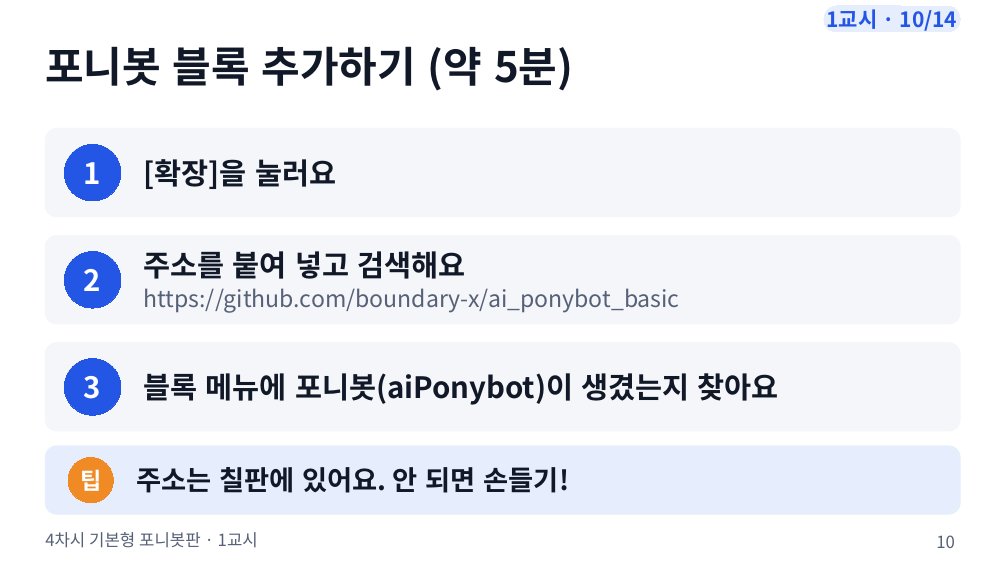
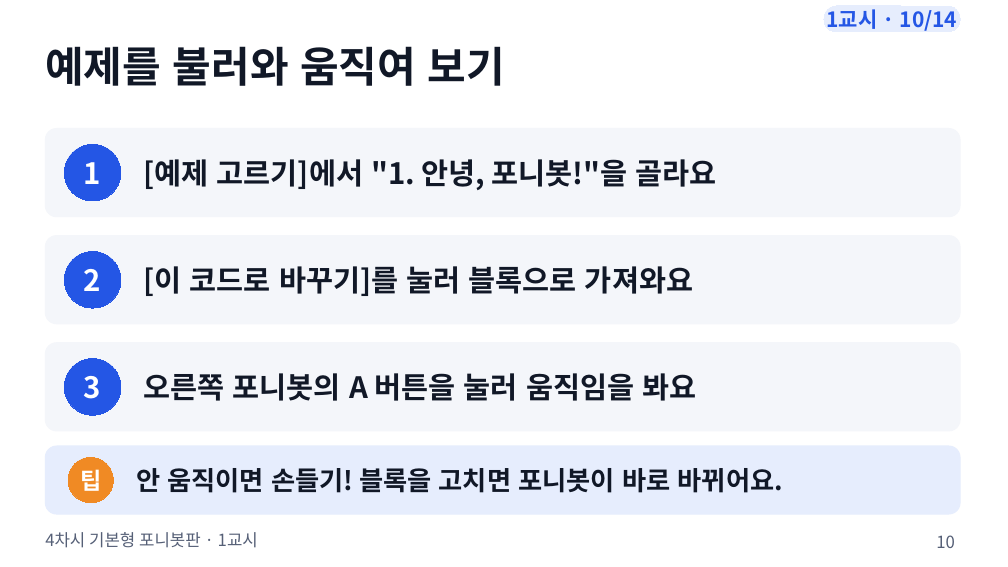
Before and after one commit to boundaryx01-uniquelife/microbit, a slide deck: slide 10 of bridge/ponybot/materials/포니봇_4차시_기본형/ponybot_4차시_수업슬라이드.pptx. Drawn at 1008x567 pixels with LibreOffice and Linux fonts; fonts in the diff are those of the drawing. Boxes give left, top, right and bottom in pixels: in the first picture for what was removed or moved away, otherwise in the second. Text is boxed around its words. In the diff, an @@ line names an element or a change of style, - is before the commit and + after.

```diff
--- a/bridge/ponybot/materials/포니봇_4차시_기본형/ponybot_4차시_수업슬라이드.pptx
+++ b/bridge/ponybot/materials/포니봇_4차시_기본형/ponybot_4차시_수업슬라이드.pptx
@@ text at [45, 46, 505, 86]: text changed @@
-포니봇 블록 추가하기 (약 5분)
+예제를 불러와 움직여 보기
@@ text at [144, 159, 717, 190]: text changed @@
-[확장]을 눌러요
+[예제 고르기]에서 "1. 안녕, 포니봇!"을 골라요
@@ text at [144, 266, 693, 296]: text changed; size 22 to 28 pt; text colour #566077 to #111827; bold on @@
-주소를 붙여 넣고 검색해요
-https://github.com/boundary-x/ai_ponybot_basic
+[이 코드로 바꾸기]를 눌러 블록으로 가져와요
@@ text at [144, 373, 696, 401]: text changed @@
-블록 메뉴에 포니봇(aiPonybot)이 생겼는지 찾아요
+오른쪽 포니봇의 A 버튼을 눌러 움직임을 봐요
@@ text at [136, 468, 783, 493]: text changed; size 26 to 25 pt @@
-주소는 칠판에 있어요. 안 되면 손들기!
+안 움직이면 손들기! 블록을 고치면 포니봇이 바로 바뀌어요.
```
Also in this commit, not shown: 4 other slides changed, 3 other files.
